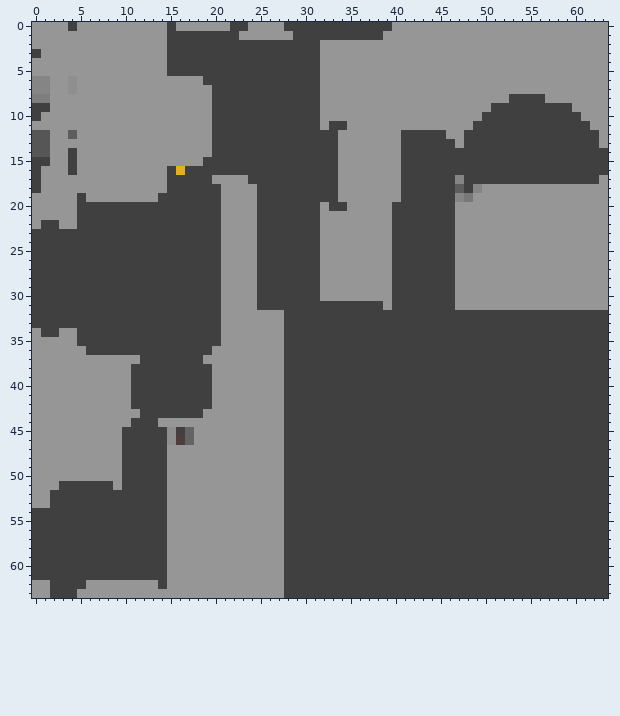
One commit to this pixel-art sprite: models/Dalek/DalekColor.png. That is the earlier state.
The file is 64x64 pixels. Colours within 5 levels of each other are drawn and written as one.
And afterwards:
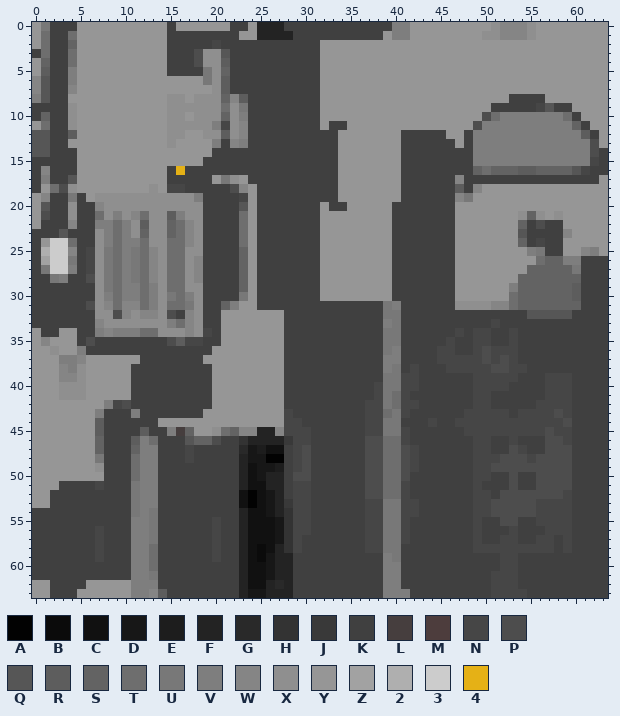
Palette (. is transparent): A #020202  B #0b0b0b  C #111111  D #171717  E #1d1d1d  F #232323  G #292929  H #333333  J #393939  K #404040  L #463e3e  M #4d3d3d  N #464646  P #4d4d4d  Q #565656  R #5d5d5d  S #636363  T #6e6e6e  U #787878  V #7e7e7e  W #858585  X #8f8f8f  Y #969696  Z #a2a2a2  2 #afafaf  3 #cccccc  4 #e5b116
The exact change:
Changed rows in their new state; - is an unchanged pixel.
first column x 1:
 0 UKK---------------------FFF------------VV---------XWWWX--------
 1 TKKT--------------------FFFF-----------VV--------XXWWWX--------
 2 TKKS---------------N-------------------------------------------
 3 TKKT-------------PXXQ------------------------------------------
 4 SKKT-------------PXXR------------------------------------------
 5 RKKV--------------UXS------------------------------------------
 6 QKKV--------------UXR------------------------------------------
 7 QKKW---------------XR------------------------------------------
 8 QKK-----------XX-XXXSWR----------------------------------------
 9 -KKX----------XXXXXXTXU--------------------------------NQ------
10 SKKX----------XX-XXXSXV--------------------------PTVVVVVVVT----
11 TKKX----------XXXXXVNXW-------------------------PVVVVVVVVVVS---
12 -KK-----------XX--XXRXW-------------------------VVVVVVVVVVVVR--
13 -KK-----------X----V-WV-------------------------VVVVVVVVVVVVVP-
14 -KK---------------------------------------------VVVVVVVVVVVVVP-
15 -KK---------------------------------------------VVVVVVVVVVVVVN-
16 WKK---------------------------------------------STSSSRRSSSSQN--
17 VKKQ----------------UX-----------------------------------------
18 -TPX--------X-NN----KPW----------------------------------------
19 WKKU--XXXXXXXXXXXV--KKN----------------------------------------
20 QKKX--WXXXXXXXXXXX--KKQ----------------------------------------
21 PKKX--TXVXWTXXRVXX--KKT------------------------------XSX-X-----
22 --KW--VVTVXRXXSTWX--KKT------------------------------SKPKK-----
23 --Q---XVTVXSXXSTWX--KKT------------------------------QKKKKW----
24 Y33T--XVTVVTXXTTWX--KKT------------------------------SKNKK-----
25 233W-NXUTVUTWXTTXX--KKS-------------------------------VUKK--WV-
26 Z33U-NXUTVUTWXTTXW--KKS--------------------------------TSSVVKKK
27 U33V-NXUTVUTWXTTXW--KKS-------------------------------SSSSSUKKK
28 -UV--PXUTVUTWXTTXW--KKS------------------------------SSSSSSSKKK
29 ------XUTVVTVXTTXX--KKS-----------------------------VSSSSSSRKKK
30 ------XVTVVTVXUTVX--KKU-----------------------------TSSSSSSRKKK
31 -----PXWTWWTVXTTUX--SV----------------UV------XXXXWWTSSSSSSSKKK
32 ------XXPWXWWXP-WX--------------------UU--------------QQQQQ----
33 ------WXXXXXXXVTWX--------------------VU----------N------------
34 ------VWVVVTTXXXWXN-------------------UU------N-NN--N----------
35 W----P--------PRNN--------------------UU-----N--NN--N----------
36 -X--V---------------------------------UV----NN--NPNNN----------
37 --VVW---------------------------------VV----NNNNNPNPN----------
38 --WVX---------------------------------VU-N---NNNNNPPNN---------
39 --WWX---------------------------------UUNN------NNNNN---NNN----
40 --XXX--------------------------------NUUNN------NNNN----NNN----
41 --XXX--------------------------------NUTN-------NN------NNN----
42 -------VNP--------------------------NNUTNN------NN-----NNNN----
43 ------VKKKV----------------N--------NNTUN------NNNNN-NNNNPN----
44 ------RKKK-----------------NN-------NNUU---N--NNNNNNNNNNNNP----
45 ------RKK--R--V----XTSWWFFWNNN------NNUUN------NNNNNNNNNPNN----
46 ------SKK-RVT-KKQSSPKKHFFFFJNN------PPTTN-------NN--N---PPN----
47 ------SKK-SVV-KKNKKKKKGDECC-NP------PPTTPN------NN--PN--PPP----
48 ------UKK-TVV-KKNKKKKKFDDAA-NP------PPTTPN------NNNPPPNPPPP----
49 ------XKK-TVV-KKKKKKKKFCDDE-NP------PPTTPN------NNPPPPPPPPP----
50 -------KK-TVV-KKKKKKKKFCDFF-PP------PPTTP-------NN--P--PPPP----
51 ------N-K-UVV-KKKKKKKKFCCFF-NN------PPTTN-------N---P--PPPP----
52 ----------UVV-KKKKKKKKCACDF-NN------PPTTN-------NN-PPPPPPPN----
53 ----------UVV-KKKKKKKKCACDFJNN------NNUUNN------NNPPPPPNNNN----
54 ----------UVU-KKKKKKKKFCCDFHNN------NNUUNN------NNPPPPPNNNN----
55 ----------VVU-KKKKKNKKFCCCDHNN------NNUUN-------N--PP--NNNN----
56 ------N---VVU-KKKKKNKKFCCCDHNN------NNUUN-------N---N---NNN----
57 ------N---VVU-KKKKKNKKFCCCDHN-------NNUUN-------N--NN--NN-N----
58 ------N---VVT-KKKKKNKKFCBCFHN-------NNUU--------NNNNNNNNN-N----
59 ------N---VVT-KKKKKNKKFCBDFF----------VU-----------NN----------
60 ----------VVT-KKKKKKKKFCCDFF----------VV-----------NN----------
61 ----------VVU-KKKKKKKKFCCDFF----------VV----------NNN----------
62 ----------VVV-KKKKKKKKFCCFGF----------VV----------NNN----------
63 ----------VVWRKKKKKKKKFDDFFF----------VVV---------NNNN---------
Changed places in both pictures, as pixel boxes (x1, y1, x2, y2):
changed: (41, 22, 311, 598)
changed: (392, 22, 410, 40)
changed: (482, 22, 536, 40)
changed: (473, 103, 599, 175)
changed: (365, 211, 608, 598)
